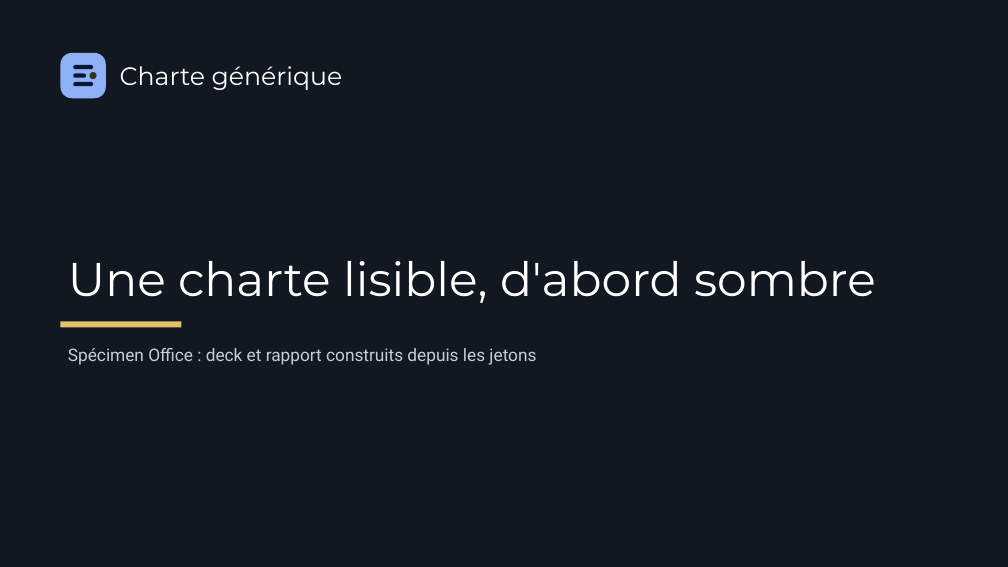
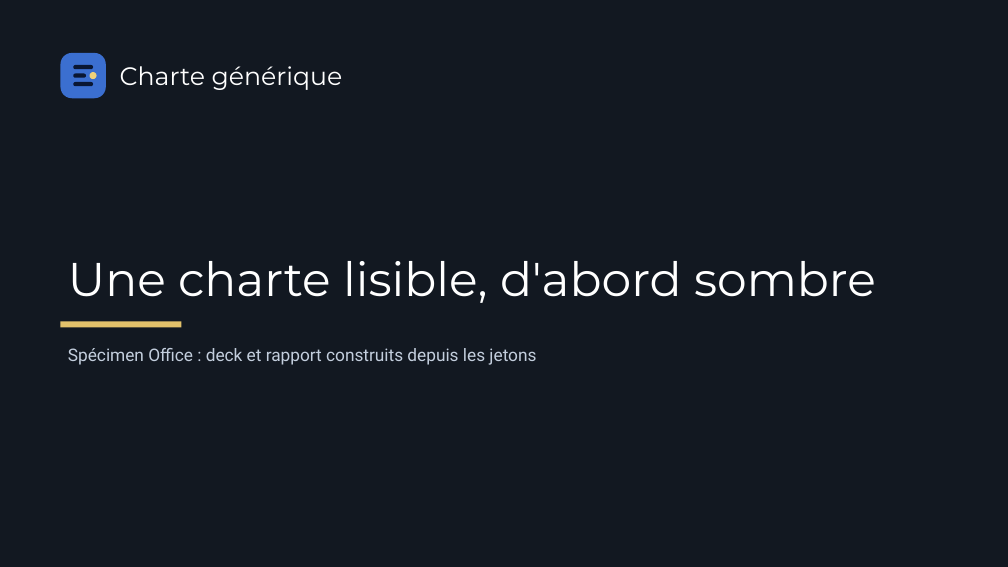
Before and after one commit to Aliquanto3/charte-generique, a slide deck: slide 1 of specimens/office/sortie/deck.pptx. Drawn at 1008x567 pixels with LibreOffice and Linux fonts; fonts in the diff are those of the drawing. Boxes give left, top, right and bottom in pixels: in the first picture for what was removed or moved away, otherwise in the second. Text is boxed around its words. In the diff, an @@ line names an element or a change of style, - is before the commit and + after.

```diff
--- a/specimens/office/sortie/deck.pptx
+++ b/specimens/office/sortie/deck.pptx
@@ rounded rectangle at [60, 53, 106, 98]: fill #8DB0F7 to #3B6FD0 @@
@@ ellipse at [89, 72, 96, 79]: fill #3A3112 to #F0D27A @@
```
Also in this commit, not shown: 1 other slide changed, 36 other files.
